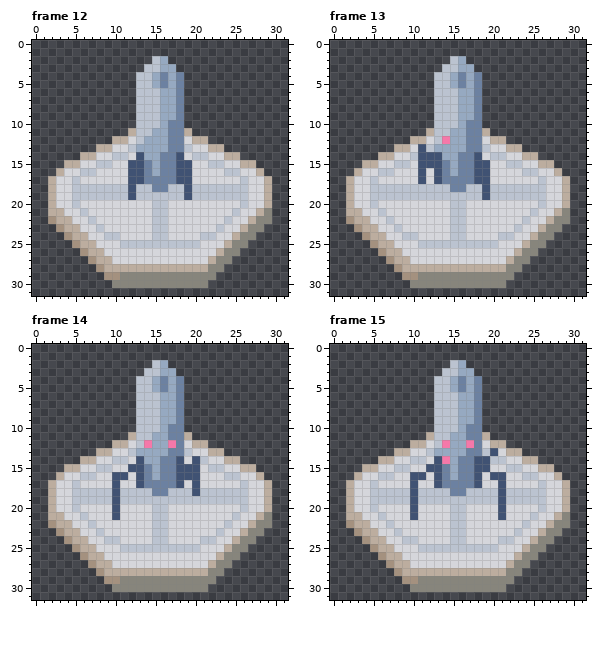
Two versions of one pixel-art file, character/spawners/bot_03_spawner.aseprite. Above: the version before the commit.
32x32 pixels, 17 frames. Shown: frame 12, frame 13, frame 14, frame 15. The commit also changed other frames, which this record leaves out.
Now the later version:
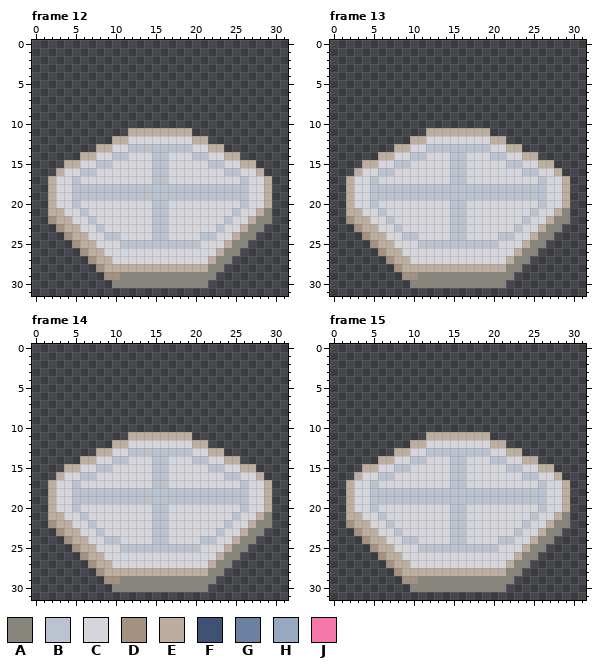
Palette (. is transparent): A #87857c  B #bbc3d0  C #d5d6db  D #a4917f  E #bcad9f  F #405273  G #6c81a1  H #96a9c1  J #f578a9
Difference:
layer "Layer 2" now hidden
Changed rows in their new state; - is an unchanged pixel.
Frame 12:
first column x 12:
 2 ---..---
 3 --....--
 4 -......-
 5 -......-
 6 -......-
 7 -......-
 8 -......-
 9 -......-
10 -......-
11 -EEEEEE-
12 -CCCCCC-
13 -BBBBBB-
14 -CCBBCC-
15 CCCBBCCC
16 CCCBBCCC
17 CCCBBCCC
18 B--BB--B
19 B------B
Frame 13:
first column x 11:
 2 ----..---
 3 ---....--
 4 --......-
 5 --......-
 6 --......-
 7 --......-
 8 --......-
 9 --......-
10 --......-
11 --EEEEEE-
12 --CCCCCC-
13 C-BBBBBB-
14 BCCCBBCC-
15 CCCCBBCCC
16 C-CCBBCCC
17 C-CCBBCCC
18 ----BB--B
19 --------B
Frame 14:
first column x 10:
 2 -----..----
 3 ----....---
 4 ---......--
 5 ---......--
 6 ---......--
 7 ---......--
 8 ---......--
 9 ---......--
10 ---......--
11 ---EEEEEE--
12 ---CCCCCC--
13 ---BBBBBB--
14 ---CCBBCC-B
15 --CCCBBCCCC
16 CC-CCBBCCCC
17 C--CCBBCC-C
18 B----BB---B
19 B----------
20 C----------
21 C----------
Frame 15:
first column x 10:
 2 -----..-----
 3 ----....----
 4 ---......---
 5 ---......---
 6 ---......---
 7 ---......---
 8 ---......---
 9 ---......---
10 ---......---
11 ---EEEEEE---
12 ---CCCCCC---
13 ---BBBBBB-C-
14 ---CCBBCCC--
15 --CCCBBCCC--
16 CC-CCBBCC-CC
17 C--CCBBCC--C
18 B----BB----B
19 B----------B
20 C----------C
21 C----------C
Changed places in both pictures, as pixel boxes (x1, y1, x2, y2):
changed: (128, 56, 192, 200)
changed: (418, 56, 490, 200)
changed: (112, 360, 200, 520)
changed: (410, 360, 506, 520)
